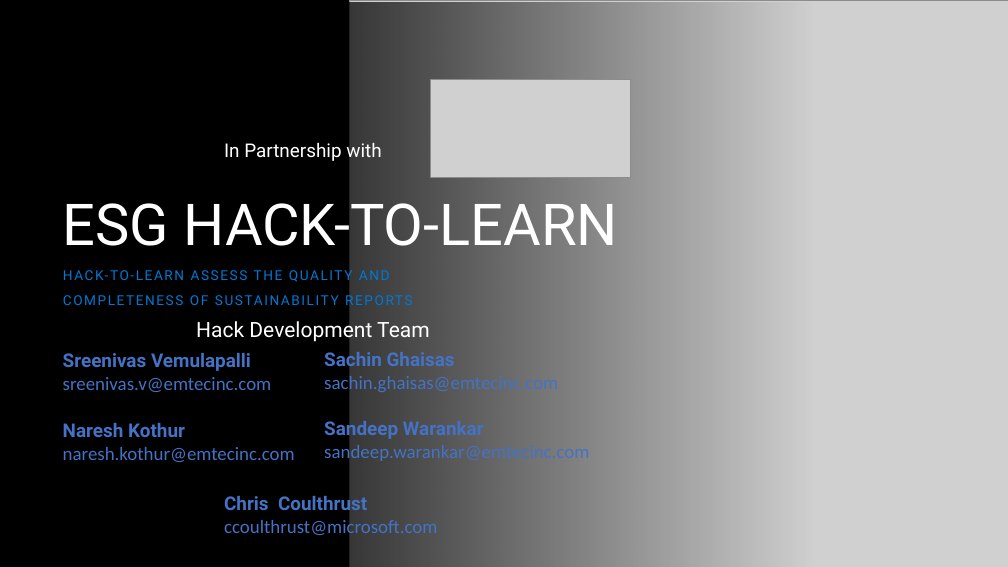
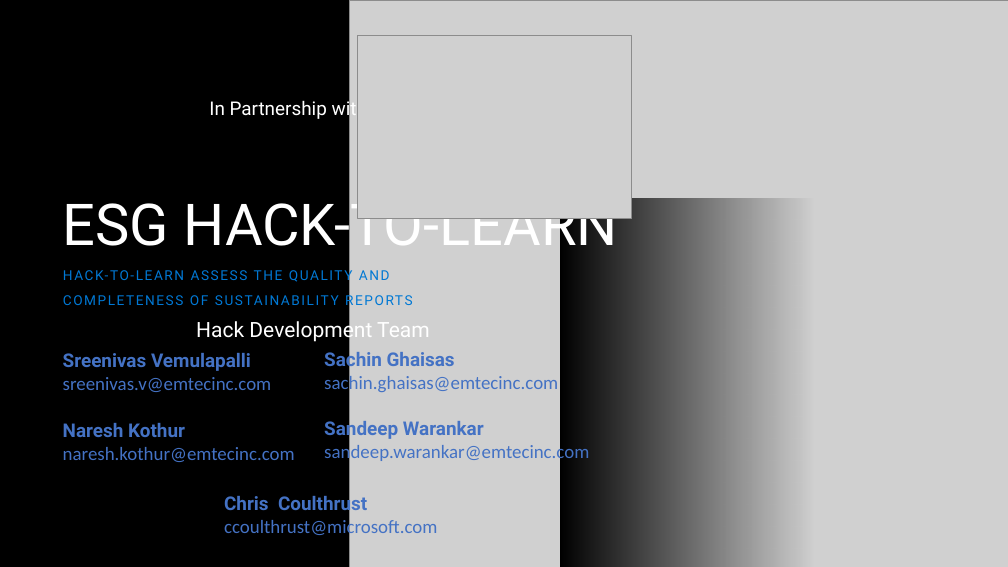
Before and after one commit to appliedcognetics/esgWorkshop, a slide deck: slide 1 of src/workshop/documents/presentation.pptx. Drawn at 1008x567 pixels with LibreOffice and Linux fonts; fonts in the diff are those of the drawing; grey boxes stand for pictures; background and template pictures are left out. Boxes give left, top, right and bottom in pixels: in the first picture for what was removed or moved away, otherwise in the second. Text is boxed around its words. In the diff, an @@ line names an element or a change of style, - is before the commit and + after.

Commit message:
update presentation

```diff
--- a/src/workshop/documents/presentation.pptx
+++ b/src/workshop/documents/presentation.pptx
@@ picture added at (358,36,631,218) @@
@@ picture removed at (430,79,630,177) @@
@@ text "In Partnership with": place and size @@
-text "In Partnership with" at (224,140,381,163)
+text "In Partnership with" at (209,97,367,120)
@@ rectangle: place and size @@
-rectangle at (185,2,815,567)
+rectangle at (560,198,815,567)
```
Also in this commit, not shown: 2 slides added, 1 slide removed, 2 other files.
